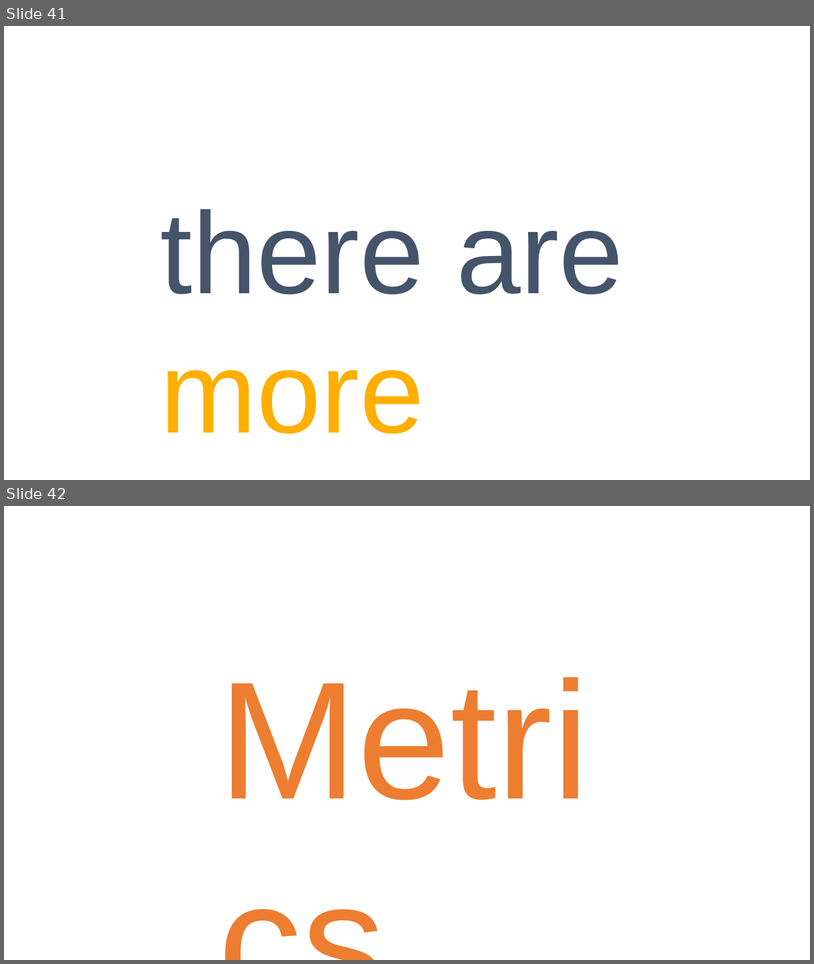
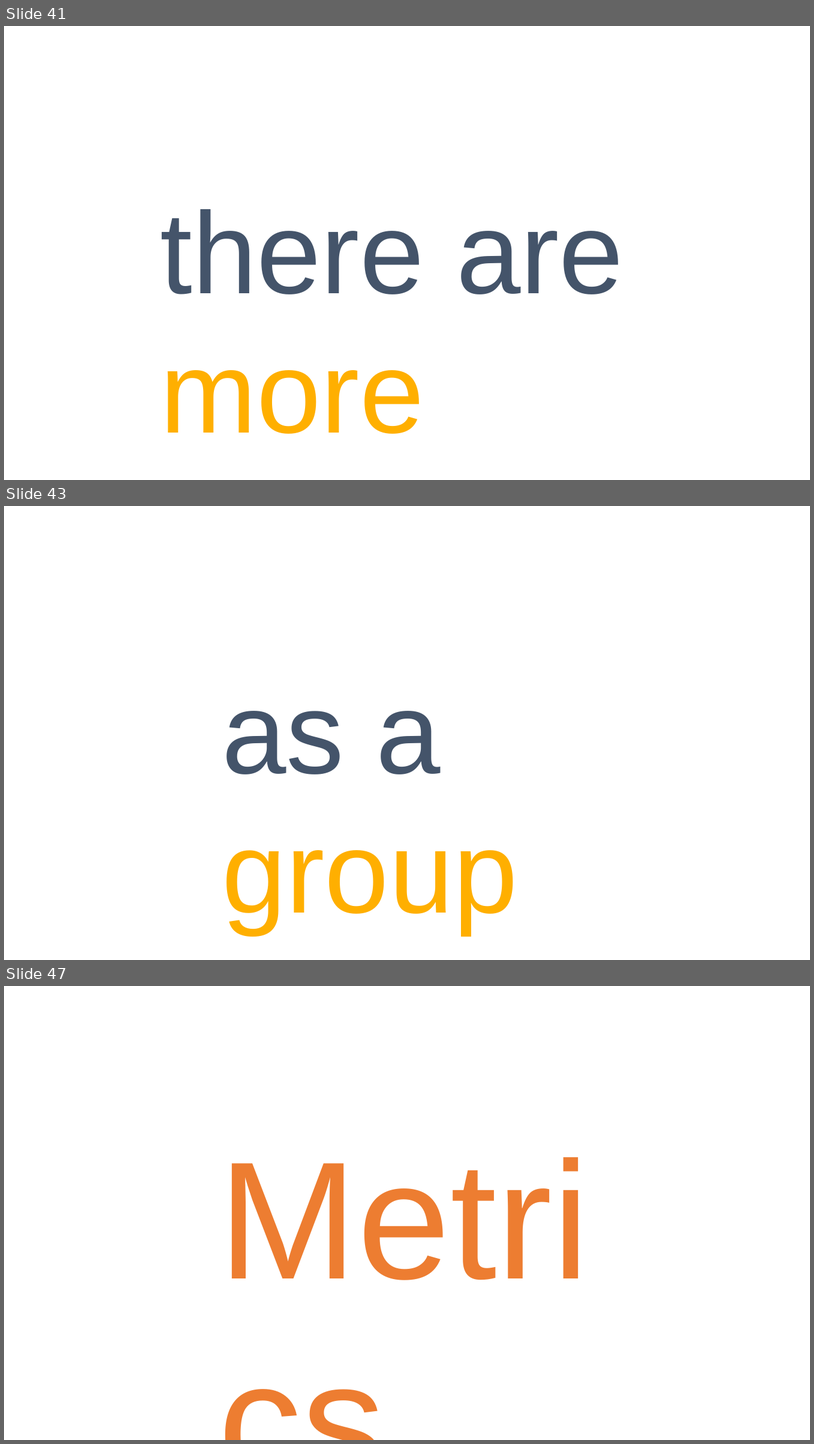
Before and after one commit to danielmarbach/RemoteWorking, a slide deck: presentation.pptx. Shown one above the other, each under a label of ours: slides 41 and 42 before the commit, slides 41, 43 and 47 after it; the slides between them are not shown. The pictures are 814x964 and 814x1444 pixels, drawn with LibreOffice and Linux fonts; fonts in the diff are those of the drawing. Boxes give left, top, right and bottom in pixels: in the first picture for what was removed or moved away, otherwise in the second. Text is boxed around its words. In the diff, an @@ line names an element or a change of style, - is before the commit and + after.

```diff
--- a/presentation.pptx
+++ b/presentation.pptx
@@ slide 43 added at (4, 506, 810, 960), background #FFFFFF @@
@@ text added at (222, 711, 518, 933), 138 pt, text #FFAF00 @@
+as a group
@@ what was slide 42 is now slide 47 @@
```
Also in this commit, not shown: 4 other slides added, 1 other file.
